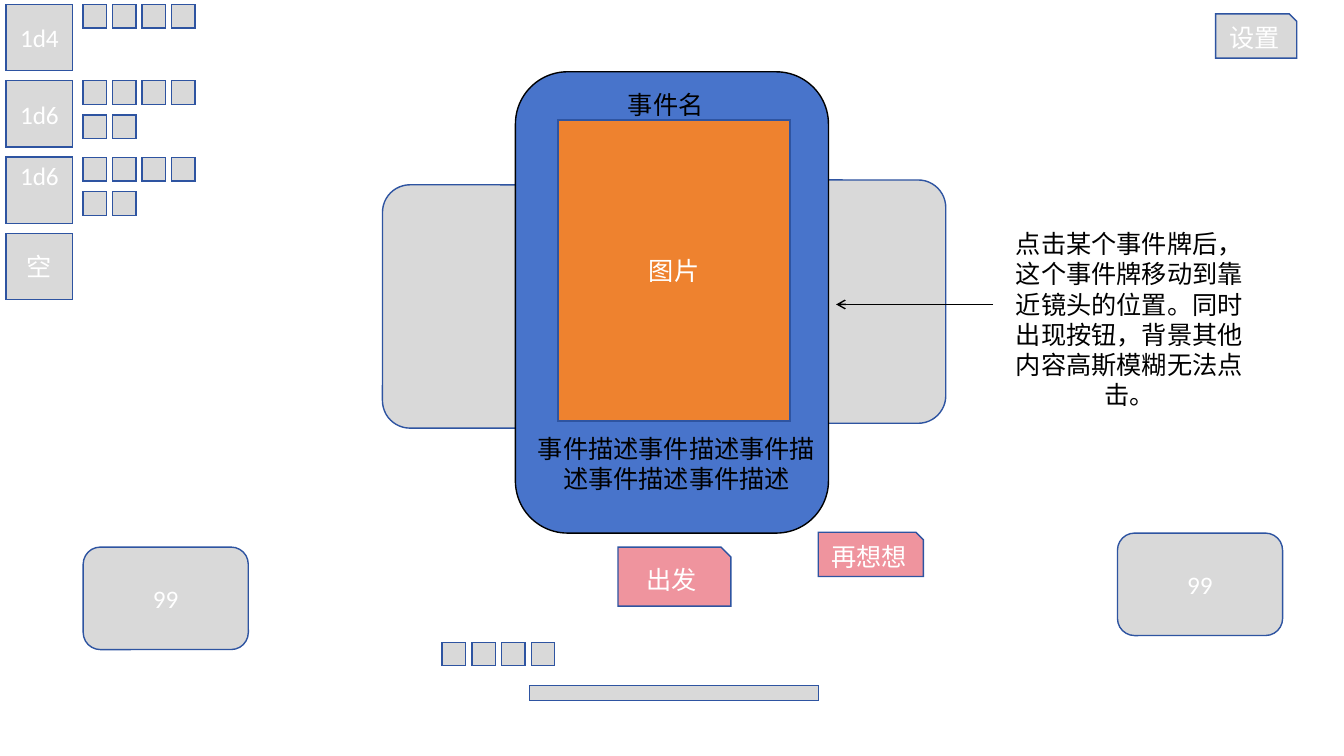
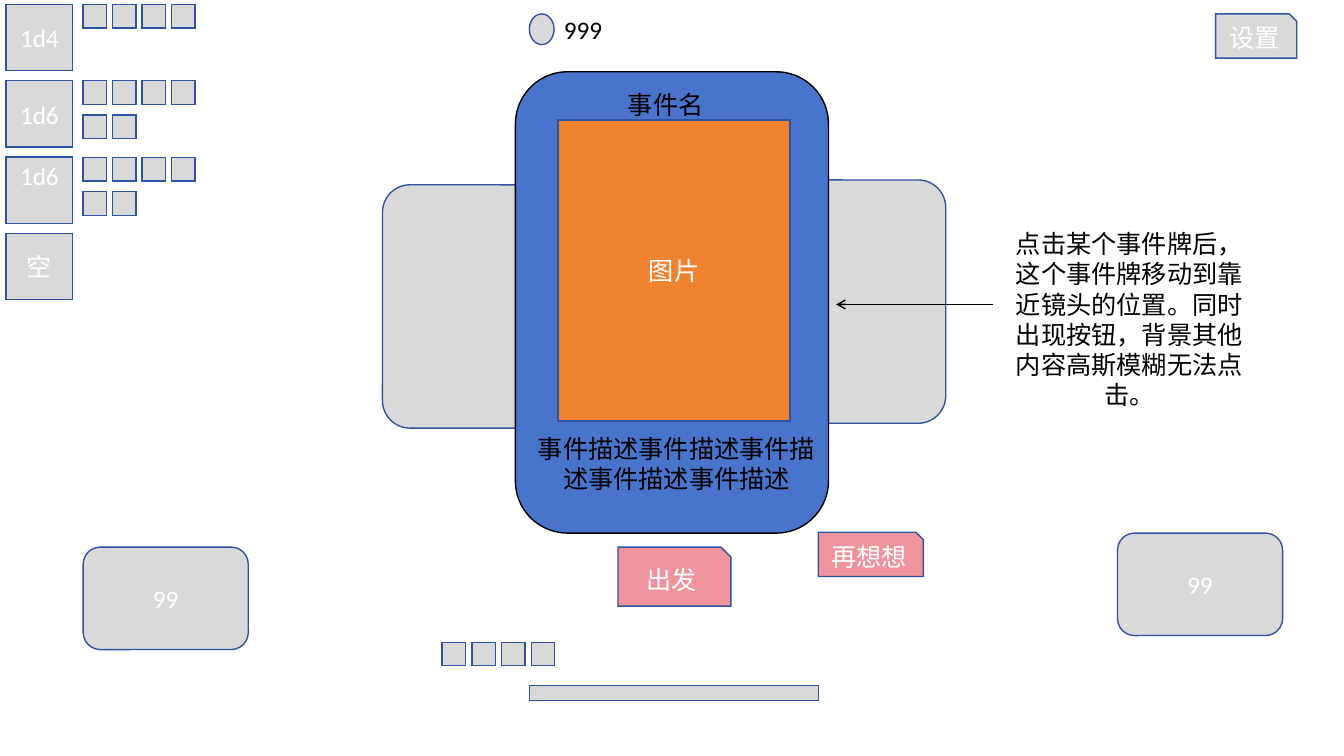
Before and after one commit to Crazyfengyi/DiceWarrior, a slide deck: slide 5 of 策划/UI相关.pptx (slide 3 before the commit). Drawn at 1344x756 pixels with LibreOffice and Linux fonts; fonts in the diff are those of the drawing. Boxes give left, top, right and bottom in pixels: in the first picture for what was removed or moved away, otherwise in the second. Text is boxed around its words. In the diff, an @@ line names an element or a change of style, - is before the commit and + after.

```diff
--- a/策划/UI相关.pptx
+++ b/策划/UI相关.pptx
@@ ellipse added at (529, 14, 555, 44), fill #D9D9D9, outline #2E54A1 1 pt @@
@@ text added at (564, 22, 602, 39), 18 pt, text #000000 @@
+999
```
Also in this commit, not shown: 3 other slides changed, 2 slides added, 2 other files.
